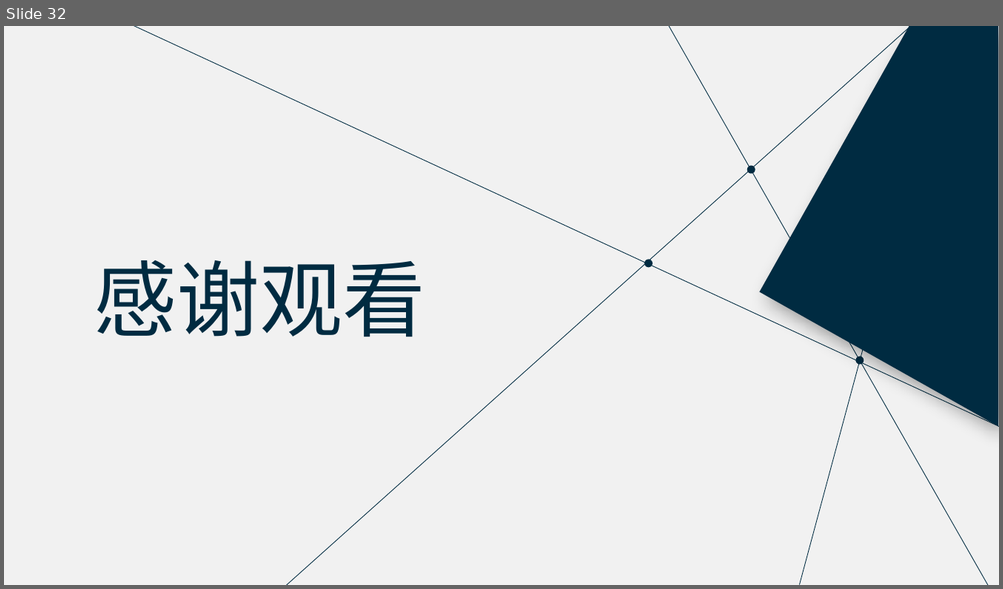
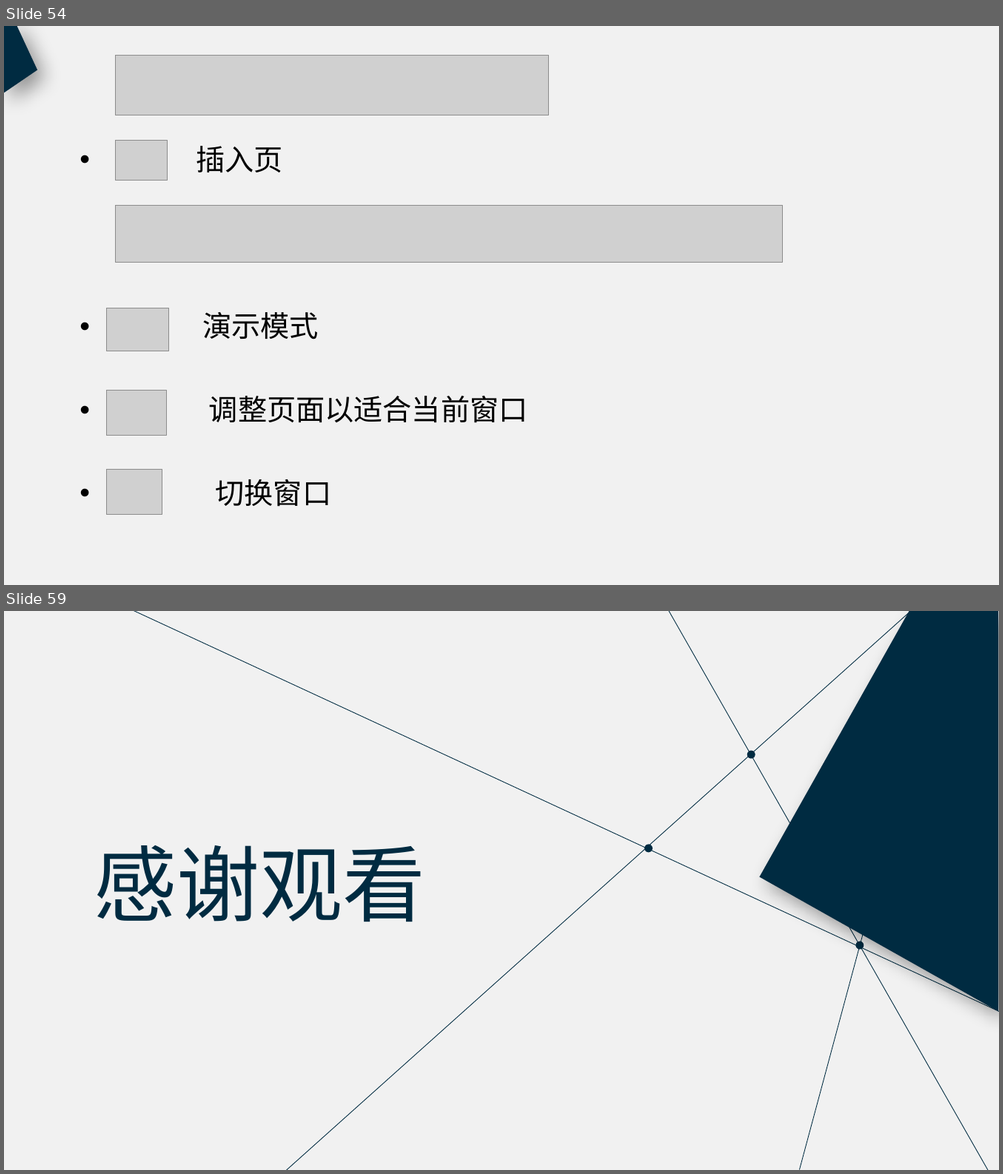
Before and after one commit to PRD2018-G18/PRD2018, a slide deck: 非受控文档/过程文档/UML工具/UML工具.pptx. Shown one above the other, each under a label of ours: slide 32 before the commit, slides 54 and 59 after it; the slides between them are not shown. The pictures are 1003x589 and 1003x1174 pixels, drawn with LibreOffice and Linux fonts; fonts in the diff are those of the drawing; grey boxes stand for pictures. Boxes give left, top, right and bottom in pixels: in the first picture for what was removed or moved away, otherwise in the second. Text is boxed around its words. In the diff, an @@ line names an element or a change of style, - is before the commit and + after.

```diff
--- a/非受控文档/过程文档/UML工具/UML工具.pptx
+++ b/非受控文档/过程文档/UML工具/UML工具.pptx
@@ slide 54 added at (x1=4, y1=26, x2=999, y2=585), background #F1F1F1 @@
@@ freeform shape added at (x1=4, y1=26, x2=37, y2=93), fill #002B41 @@
@@ picture added at (x1=115, y1=55, x2=548, y2=116) @@
@@ picture added at (x1=115, y1=140, x2=167, y2=180) @@
@@ text added at (x1=196, y1=146, x2=528, y2=507), 28 pt, text #000000 @@
+• 插入页
+• 演示模式
+• 调整页面以适合当前窗口
+• 切换窗口
@@ picture added at (x1=115, y1=205, x2=782, y2=263) @@
@@ picture added at (x1=106, y1=309, x2=169, y2=352) @@
@@ picture added at (x1=106, y1=390, x2=167, y2=436) @@
@@ picture added at (x1=106, y1=470, x2=162, y2=514) @@
@@ what was slide 32 is now slide 59 @@
```
Also in this commit, not shown: 4 slides changed, 26 other slides added.
